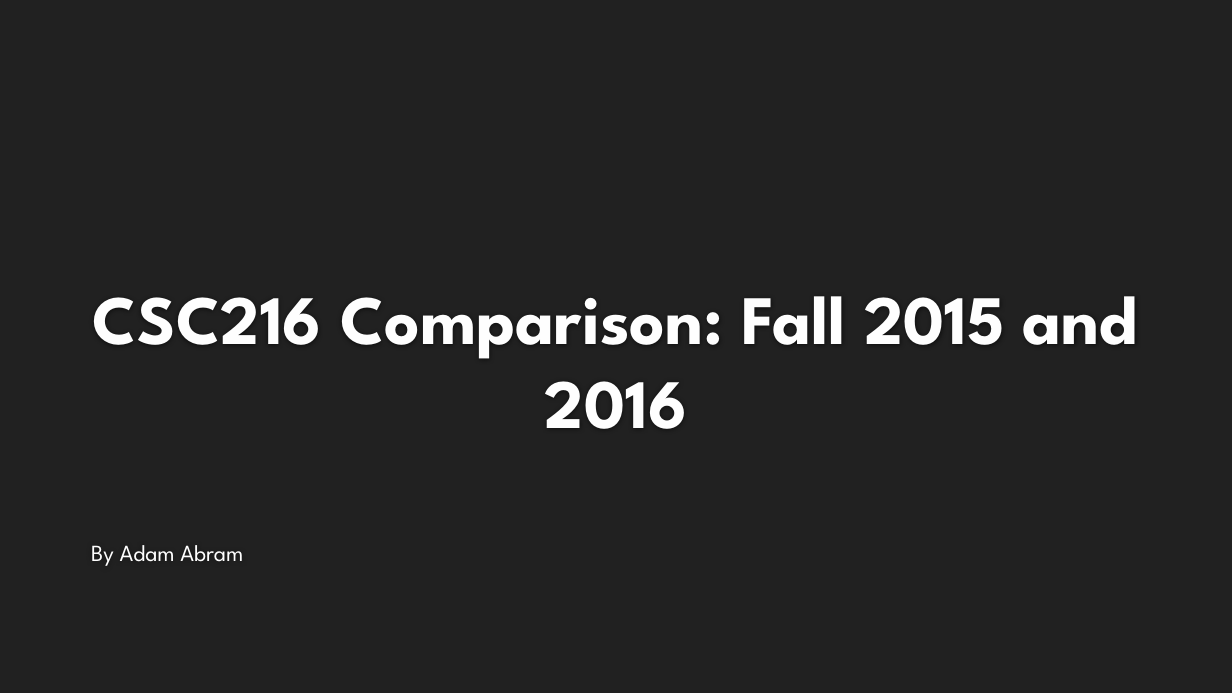
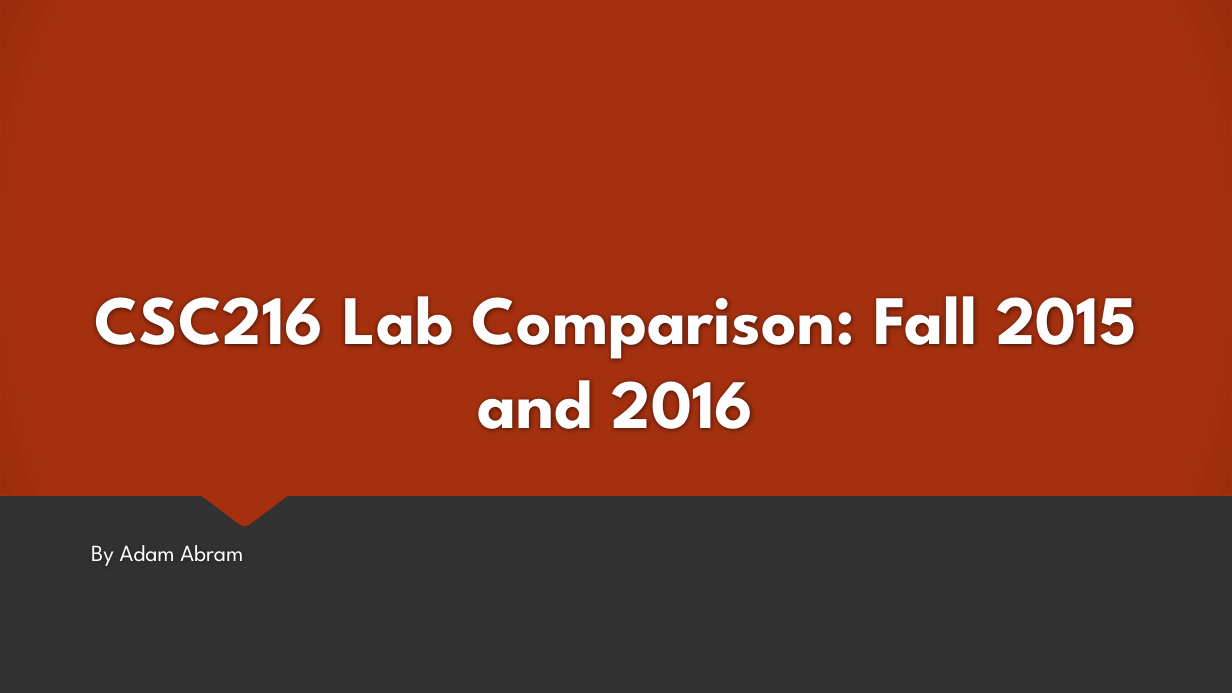
Before and after one commit to adamAbram/reu, a slide deck: slide 1 of CSC216 Comparison.pptx. Drawn at 1232x693 pixels with LibreOffice and Linux fonts; fonts in the diff are those of the drawing; background and template pictures are left out. Boxes give left, top, right and bottom in pixels: in the first picture for what was removed or moved away, otherwise in the second. Text is boxed around its words. In the diff, an @@ line names an element or a change of style, - is before the commit and + after.

```diff
--- a/CSC216 Comparison.pptx
+++ b/CSC216 Comparison.pptx
@@ background #212121 to #323232 @@
@@ freeform shape added at [0, 0, 1232, 526], fill gradient #A5300F to #9A2D0E, outline #A5300F 0.79 pt @@
@@ title at [95, 296, 1136, 430]: text changed @@
-CSC216 Comparison: Fall 2015 and 2016
+CSC216 Lab Comparison: Fall 2015 and 2016
```
Also in this commit, not shown: 4 other slides changed, 1 slide added, 2 slides removed, 2 other files.
